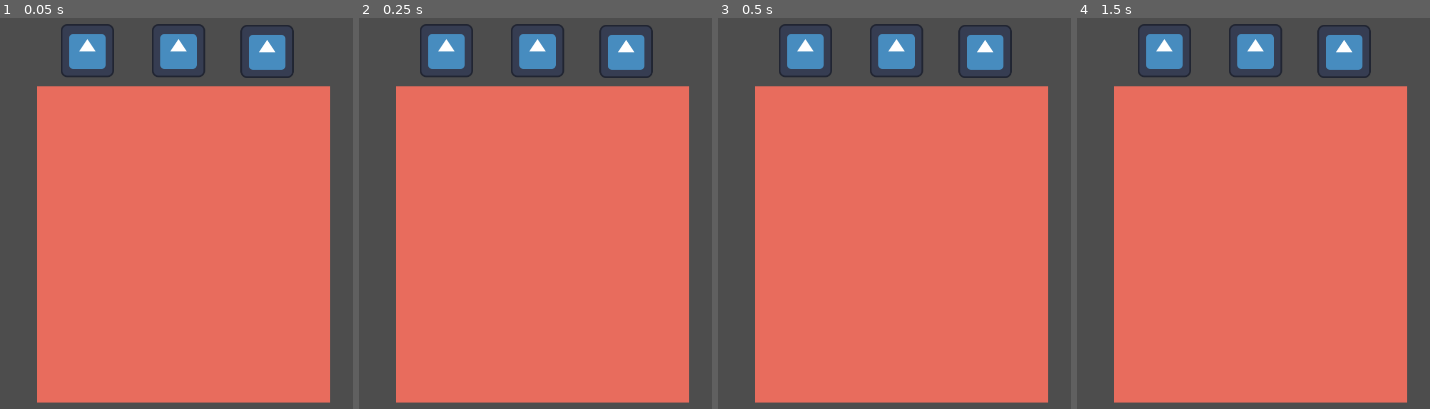
Above: before the commit, frames 1-4 (left to right).
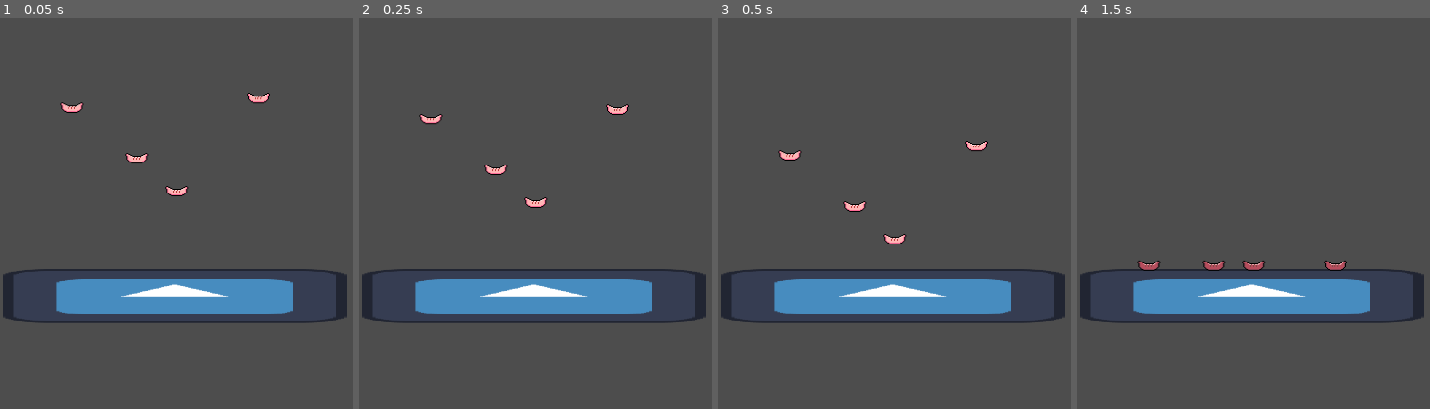
Above: after the commit, the same moments.

Repository: CrazyKamel/bbqJam
Game: Godot game, scene res://src/Minigame/Scenes/Minigame.tscn
The game is run twice, just before and just after one commit, with the same random seed, the same clock (stepped at 60 frames per second) and the same inputs. This scene is started directly instead of the project's main scene. The engine's default icon, where the game draws it, is replaced by a stand-in: a white triangle on a blue panel in a dark square.
Inputs (mouse positions are in pixels of both pictures, inside the frame that each line leads up to):
- Up to frame 1 (0.05 s): no input
- Up to frame 2 (0.25 s): no input
- Up to frame 3 (0.5 s): no input
- Up to frame 4 (1.5 s): tap Enter at 0.5 s; move the mouse to (1165, 49) at 0.52 s; hold Space (space) 0.53-1.28 s; click (1165, 49) at 0.67 s; move the mouse to (1345, 53) at 1.27 s; tap Tab at 1.35 s; click (1345, 53) at 1.42 s

The runs differ from the first frame. In frame 1, 72% of the frame differs, in the area x 0-99%, y 1-99%; in frame 2, 72%; in frame 3, 72%; in frame 4, 72%.

Commit message:
feat: minigame cooking and sprites

Diff:
--- a/project.godot
+++ b/project.godot
@@ -32,3 +32,6 @@
 "events": [Object(InputEventKey,"resource_local_to_scene":false,"resource_name":"","device":-1,"window_id":0,"alt_pressed":false,"shift_pressed":false,"ctrl_pressed":false,"meta_pressed":false,"pressed":false,"keycode":0,"physical_keycode":32,"key_label":0,"unicode":32,"echo":false,"script":null)
 ]
 }
+[rendering]
+
+textures/canvas_textures/default_texture_filter=0
--- a/src/Minigame/Objects/Grill.tscn
+++ /dev/null
@@ -1,5 +0,0 @@
-[gd_scene format=3 uid="uid://cy1lnqj2qrfis"]
-
-[node name="Grill" type="Node"]
-
-[node name="Area2D" type="Area2D" parent="."]
--- a/src/Minigame/Objects/Sausage.tscn
+++ /dev/null
@@ -1,21 +0,0 @@
-[gd_scene load_steps=4 format=3 uid="uid://b67mi07kugbgu"]
-
-[ext_resource type="Script" path="res://src/Minigame/Scripts/Sausage.gd" id="1_lbmo5"]
-[ext_resource type="Texture2D" uid="uid://bdvx58rwnaeev" path="res://media/icon.svg" id="2_yjm7l"]
-
-[sub_resource type="RectangleShape2D" id="RectangleShape2D_827ht"]
-size = Vector2(128, 128)
-
-[node name="Sausage" type="Node2D"]
-z_index = 5
-script = ExtResource("1_lbmo5")
-
-[node name="Sprite2D" type="Sprite2D" parent="."]
-texture = ExtResource("2_yjm7l")
-
-[node name="Area2D" type="Area2D" parent="."]
-
-[node name="CollisionShape2D" type="CollisionShape2D" parent="Area2D"]
-shape = SubResource("RectangleShape2D_827ht")
-
-[connection signal="input_event" from="Area2D" to="." method="_on_area_2d_input_event"]
--- /dev/null
+++ b/src/Minigame/Scenes/Grill.tscn
@@ -0,0 +1,31 @@
+[gd_scene load_steps=5 format=3 uid="uid://bdli77reuq25y"]
+
+[ext_resource type="Texture2D" uid="uid://bdvx58rwnaeev" path="res://media/icon.svg" id="1_qm15k"]
+[ext_resource type="Script" path="res://src/Minigame/Scripts/Grill.gd" id="2_hq0ya"]
+
+[sub_resource type="RectangleShape2D" id="RectangleShape2D_o1pwu"]
+size = Vector2(122, 121)
+
+[sub_resource type="RectangleShape2D" id="RectangleShape2D_yoyk5"]
+size = Vector2(128, 39)
+
+[node name="Grill" type="StaticBody2D"]
+
+[node name="Sprite2D" type="Sprite2D" parent="."]
+texture = ExtResource("1_qm15k")
+
+[node name="CollisionShape2D" type="CollisionShape2D" parent="."]
+position = Vector2(0, 0.5)
+shape = SubResource("RectangleShape2D_o1pwu")
+
+[node name="Grill" type="Area2D" parent="."]
+collision_mask = 4
+script = ExtResource("2_hq0ya")
+
+[node name="CollisionShape2D" type="CollisionShape2D" parent="Grill"]
+position = Vector2(0, -78.5)
+shape = SubResource("RectangleShape2D_yoyk5")
+debug_color = Color(0.971325, 0.117073, 0.315356, 0.42)
+
+[connection signal="body_entered" from="Grill" to="Grill" method="_on_body_entered"]
+[connection signal="body_exited" from="Grill" to="Grill" method="_on_body_exited"]
--- a/src/Minigame/Scenes/Minigame.tscn
+++ b/src/Minigame/Scenes/Minigame.tscn
@@ -1,40 +1,39 @@
-[gd_scene load_steps=3 format=3 uid="uid://chyqnaqmaf0wv"]
+[gd_scene load_steps=6 format=3 uid="uid://chyqnaqmaf0wv"]
 
-[ext_resource type="PackedScene" uid="uid://b67mi07kugbgu" path="res://src/Minigame/Objects/Sausage.tscn" id="1_axwol"]
+[ext_resource type="Script" path="res://src/Minigame/Scripts/Minigame.gd" id="1_mskjo"]
+[ext_resource type="PackedScene" uid="uid://dr2lx5x2lrj17" path="res://src/Minigame/Scenes/Sausage.tscn" id="1_x8wx6"]
+[ext_resource type="PackedScene" uid="uid://dpjcoseqrw1uj" path="res://src/Minigame/Scenes/destroy_zone.tscn" id="3_emduw"]
+[ext_resource type="PackedScene" uid="uid://bdli77reuq25y" path="res://src/Minigame/Scenes/Grill.tscn" id="4_yk232"]
 
-[sub_resource type="RectangleShape2D" id="RectangleShape2D_6e5qt"]
-size = Vector2(698, 756)
+[sub_resource type="WorldBoundaryShape2D" id="WorldBoundaryShape2D_tnjnv"]
 
 [node name="Minigame" type="Node2D"]
+script = ExtResource("1_mskjo")
 
 [node name="Camera2D" type="Camera2D" parent="."]
 
+[node name="ObjectDestroy" type="Node" parent="."]
+
+[node name="DestroyZone" parent="ObjectDestroy" instance=ExtResource("3_emduw")]
+position = Vector2(-2, 609)
+
+[node name="CollisionShape2D" type="CollisionShape2D" parent="ObjectDestroy/DestroyZone"]
+shape = SubResource("WorldBoundaryShape2D_tnjnv")
+
 [node name="Food" type="Node" parent="."]
 
-[node name="Sausage" parent="Food" instance=ExtResource("1_axwol")]
-position = Vector2(-750, -370)
+[node name="Sausage3" parent="Food" instance=ExtResource("1_x8wx6")]
+position = Vector2(-631, -112)
 
-[node name="Sausage2" parent="Food" instance=ExtResource("1_axwol")]
-position = Vector2(-318, -368)
+[node name="Sausage" parent="Food" instance=ExtResource("1_x8wx6")]
+position = Vector2(-535, -33)
 
-[node name="Sausage3" parent="Food" instance=ExtResource("1_axwol")]
-position = Vector2(-531, -370)
+[node name="Sausage2" parent="Food" instance=ExtResource("1_x8wx6")]
+position = Vector2(-339, -257)
 
-[node name="Zones" type="Node" parent="."]
+[node name="Sausage4" parent="Food" instance=ExtResource("1_x8wx6")]
+position = Vector2(-787, -234)
 
-[node name="GrillZone" type="Node2D" parent="Zones"]
-position = Vector2(-517, 94)
-
-[node name="Area2D" type="Area2D" parent="Zones/GrillZone"]
-input_pickable = false
-
-[node name="CollisionShape2D" type="CollisionShape2D" parent="Zones/GrillZone/Area2D"]
-shape = SubResource("RectangleShape2D_6e5qt")
-
-[node name="ColorRect" type="ColorRect" parent="Zones/GrillZone"]
-offset_left = -354.0
-offset_top = -378.0
-offset_right = 351.0
-offset_bottom = 382.0
-mouse_filter = 2
-color = Color(0.907865, 0.424077, 0.365601, 1)
+[node name="Grill" parent="." instance=ExtResource("4_yk232")]
+position = Vector2(-540, 220)
+scale = Vector2(6.45043, 1)
--- /dev/null
+++ b/src/Minigame/Scenes/Sausage.tscn
@@ -0,0 +1,78 @@
+[gd_scene load_steps=9 format=3 uid="uid://dr2lx5x2lrj17"]
+
+[ext_resource type="Script" path="res://src/Minigame/Scripts/Sausage.gd" id="1_lbmo5"]
+[ext_resource type="Texture2D" uid="uid://dc4ixyat03lu0" path="res://media/Minigame/sausages.png" id="2_e3bi0"]
+
+[sub_resource type="AtlasTexture" id="AtlasTexture_2vf5m"]
+atlas = ExtResource("2_e3bi0")
+region = Rect2(84, 0, 28, 15)
+
+[sub_resource type="AtlasTexture" id="AtlasTexture_854ub"]
+atlas = ExtResource("2_e3bi0")
+region = Rect2(56, 0, 28, 15)
+
+[sub_resource type="AtlasTexture" id="AtlasTexture_ela5w"]
+atlas = ExtResource("2_e3bi0")
+region = Rect2(28, 0, 28, 15)
+
+[sub_resource type="AtlasTexture" id="AtlasTexture_ldvot"]
+atlas = ExtResource("2_e3bi0")
+region = Rect2(0, 0, 28, 15)
+
+[sub_resource type="SpriteFrames" id="SpriteFrames_2eoqv"]
+animations = [{
+"frames": [{
+"duration": 1.0,
+"texture": SubResource("AtlasTexture_2vf5m")
+}],
+"loop": true,
+"name": &"Burnt",
+"speed": 0.0
+}, {
+"frames": [{
+"duration": 1.0,
+"texture": SubResource("AtlasTexture_854ub")
+}],
+"loop": true,
+"name": &"Cooked",
+"speed": 0.0
+}, {
+"frames": [{
+"duration": 1.0,
+"texture": SubResource("AtlasTexture_ela5w")
+}],
+"loop": true,
+"name": &"Cooking",
+"speed": 0.0
+}, {
+"frames": [{
+"duration": 1.0,
+"texture": SubResource("AtlasTexture_ldvot")
+}],
+"loop": true,
+"name": &"Raw",
+"speed": 0.0
+}]
+
+[sub_resource type="CapsuleShape2D" id="CapsuleShape2D_albke"]
+radius = 13.0
+height = 60.0
+
+[node name="Sausage" type="RigidBody2D" groups=["pickable"]]
+collision_layer = 7
+collision_mask = 3
+input_pickable = true
+freeze_mode = 1
+continuous_cd = 1
+script = ExtResource("1_lbmo5")
+
+[node name="AnimatedSprite2D" type="AnimatedSprite2D" parent="."]
+scale = Vector2(2.26667, 2.26667)
+sprite_frames = SubResource("SpriteFrames_2eoqv")
+animation = &"Raw"
+
+[node name="CollisionShape2D" type="CollisionShape2D" parent="."]
+rotation = -1.57079
+shape = SubResource("CapsuleShape2D_albke")
+
+[connection signal="input_event" from="." to="." method="_on_input_event"]
--- /dev/null
+++ b/src/Minigame/Scenes/destroy_zone.tscn
@@ -0,0 +1,9 @@
+[gd_scene load_steps=2 format=3 uid="uid://dpjcoseqrw1uj"]
+
+[ext_resource type="Script" path="res://src/Minigame/Scripts/destroy_zone.gd" id="1_snwbd"]
+
+[node name="DestroyZone" type="Area2D"]
+collision_mask = 2
+script = ExtResource("1_snwbd")
+
+[connection signal="body_entered" from="." to="." method="_on_body_entered"]
--- /dev/null
+++ b/src/Minigame/Scripts/Grill.gd
@@ -0,0 +1,7 @@
+extends Area2D
+
+func _on_body_entered(body):
+	body.cooking = true
+
+func _on_body_exited(body):
+	body.cooking = false
--- /dev/null
+++ b/src/Minigame/Scripts/Minigame.gd
@@ -0,0 +1,18 @@
+extends Node2D
+
+var held_object = false
+
+func _ready():
+	for node in get_tree().get_nodes_in_group("pickable"):
+		node.clicked.connect(_on_pickable_clicked)
+
+func _on_pickable_clicked(object):
+	if !held_object:
+		object.pickup()
+		held_object = object
+
+func _unhandled_input(event):
+	if event is InputEventMouseButton and event.button_index == MOUSE_BUTTON_LEFT:
+		if held_object and !event.pressed:
+			held_object.drop(Input.get_last_mouse_velocity())
+			held_object = null
--- a/src/Minigame/Scripts/Sausage.gd
+++ b/src/Minigame/Scripts/Sausage.gd
@@ -1,22 +1,55 @@
-extends Node2D
+extends RigidBody2D
 
-var selected = false
-var mouse_offset = Vector2.ZERO
+signal clicked
 
-var temperature = 0
+var held = false
+var cooking = false
 
-# Called every frame. 'delta' is the elapsed time since the previous frame.
+# 0 : Raw, 1 : Cooking, 2 : Cooked, 3 : Burnt
+var state = 0
+
+var time_cooking = 0.0
+
+@onready var animated_sprite_2d = $AnimatedSprite2D
+
 func _process(delta):
-	if selected:
-		followMouse()
+	if cooking:
+		time_cooking += delta
 
-func followMouse():
-	position = get_global_mouse_position() + mouse_offset
+	match state:
+		0:
+			if ( time_cooking >= 0.5 ):
+				state = 1
+				print("Sausage cooking!")
+				$AnimatedSprite2D.animation = "Cooking"
+		1:
+			if ( time_cooking >= 10 ):
+				state = 2
+				print("Sausage cooked!")
+				$AnimatedSprite2D.animation = "Cooked"
+		2:
+			if ( time_cooking >= 20 ):
+				state = 3
+				print("Sausage burnt!")
+				$AnimatedSprite2D.animation = "Burnt"
 
-func _on_area_2d_input_event(viewport, event, shape_idx):
+func _on_input_event(viewport, event, shape_idx):
 	if event is InputEventMouseButton and event.button_index == MOUSE_BUTTON_LEFT:
 		if event.pressed:
-			mouse_offset = position - get_global_mouse_position()
-			selected = true
-		else: #On mouse release
-			selected = false
+			clicked.emit(self)
+
+func _physics_process(delta):
+	if held:
+		global_transform.origin = get_global_mouse_position()
+
+func pickup():
+	if held:
+		return
+	freeze = true
+	held = true
+
+func drop(impulse=Vector2.ZERO):
+	if held:
+		freeze = false
+		apply_central_impulse(impulse)
+		held = false
--- /dev/null
+++ b/src/Minigame/Scripts/destroy_zone.gd
@@ -0,0 +1,6 @@
+extends Area2D
+
+
+
+func _on_body_entered(body):
+	body.queue_free()
Binary file added: media/Minigame/sausages.png
Not shown, added: media/Minigame/sausages.png.import
